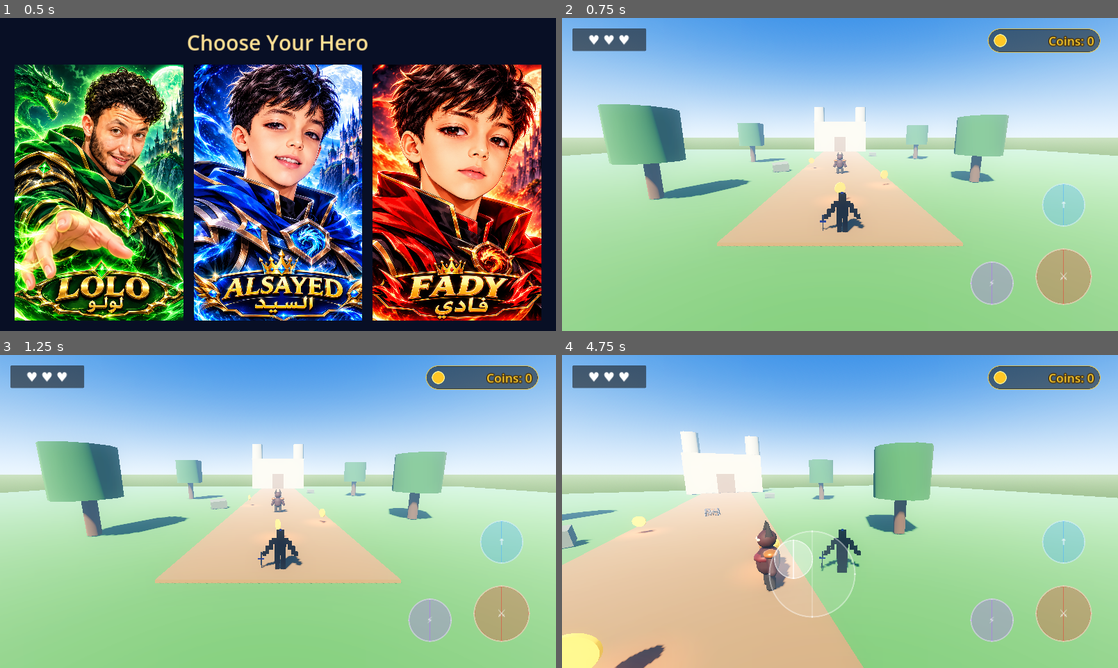
Above: before the commit, frames 1-4 (two rows, left to right).
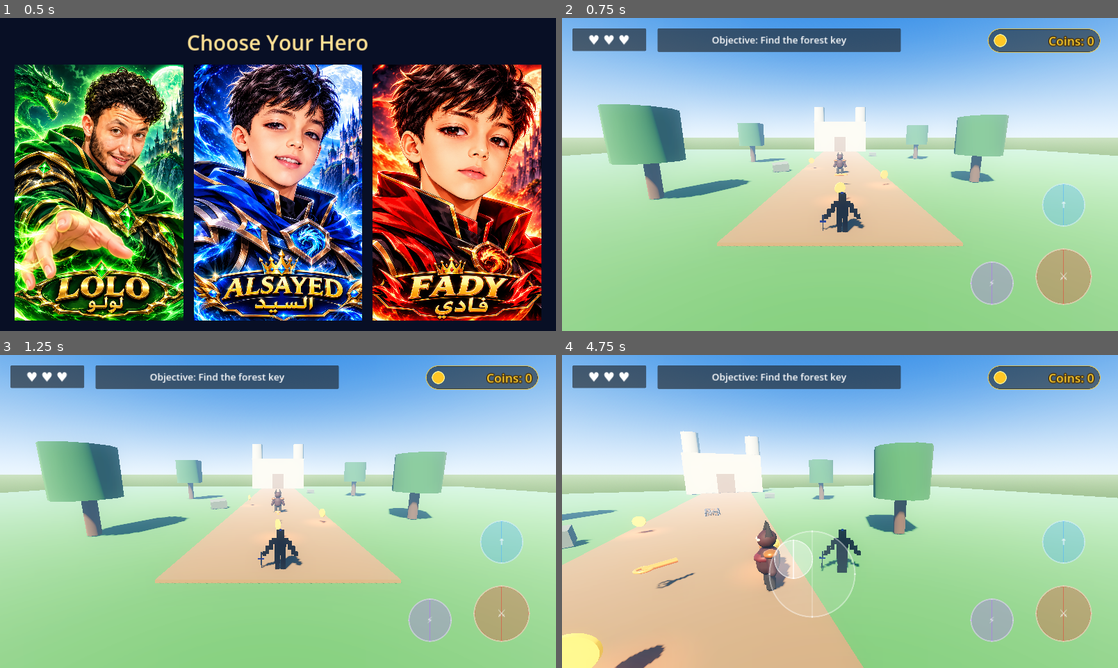
Above: after the commit, the same moments.

Repository: lolofadywaleed-hash/LostTreasureKingdom-Final
Game: Godot game, scene res://scenes/character_select.tscn
Same seed, same stepped clock (60 frames per second), same inputs: the game is played once before the commit and once after it.
Inputs (mouse positions are in pixels of both pictures, inside the frame that each line leads up to):
- Up to frame 1 (0.5 s): no input
- Up to frame 2 (0.75 s): click (662, 193) at 0.5 s
- Up to frame 3 (1.25 s): no input
- Up to frame 4 (4.75 s): click "↑" at 1.25 s; move the mouse to (962, 495) at 2.02 s; hold D (move_right) 2.03-2.75 s; click (962, 495) at 2.17 s; tap Space (jump) at 2.27 s; drag from (728, 527) to (812, 574) at 2.77 s; move the mouse to (895, 442) at 3.52 s; hold D (move_right) 3.53-4.25 s; click (895, 442) at 3.67 s; drag from (812, 574) to (673, 464) at 4.27 s

Frame 1 is identical in both runs. In frame 2, 3.3% of the frame differs, in the area x 17-61%, y 3-54%; in frame 3, 3.3%; in frame 4, 3.5%, in the area x 12-61%, y 3-75%.

Commit message:
Implement chapter one objective flow and persistence

Diff:
--- a/scenes/main.tscn
+++ b/scenes/main.tscn
@@ -11,6 +11,10 @@
 [ext_resource type="Script" path="res://scripts/enemy.gd" id="9_enemy"]
 [ext_resource type="PackedScene" path="res://scenes/enemy.tscn" id="10_enemy_scene"]
 [ext_resource type="Script" path="res://scripts/enemy_manager.gd" id="11_enemy_manager"]
+[ext_resource type="Script" path="res://scripts/key.gd" id="12_key"]
+[ext_resource type="Script" path="res://scripts/chapter_one.gd" id="13_chapter"]
+[ext_resource type="Script" path="res://scripts/game_state.gd" id="14_game_state"]
+[ext_resource type="Script" path="res://scripts/gate.gd" id="15_gate"]
 
 [sub_resource type="ProceduralSkyMaterial" id="ProceduralSkyMaterial"]
 sky_top_color = Color(0.11, 0.34, 0.68, 1)
@@ -134,6 +138,9 @@
 size = Vector3(3.2, 4, 0.22)
 material = SubResource("PathMaterial")
 
+[node name="GateController" type="Node3D" parent="Castle"]
+script = ExtResource("15_gate")
+
 [node name="CastleCollision" type="StaticBody3D" parent="Castle"]
 
 [node name="CollisionShape3D" type="CollisionShape3D" parent="Castle/CastleCollision"]
@@ -197,10 +204,17 @@
 
 [node name="Enemy" parent="." instance=ExtResource("10_enemy_scene")]
 position = Vector3(0, 0, -2)
+encounter_locked = true
 
 [node name="EnemyManager" type="Node3D" parent="."]
 script = ExtResource("11_enemy_manager")
 enemy_scene = ExtResource("10_enemy_scene")
+
+[node name="ChapterOne" type="Node3D" parent="."]
+script = ExtResource("13_chapter")
+
+[node name="GameState" type="Node" parent="ChapterOne"]
+script = ExtResource("14_game_state")
 
 [node name="MobileHUD" parent="." instance=ExtResource("2_hud")]
 
@@ -282,6 +296,10 @@
 
 [node name="Collectibles" type="Node3D" parent="."]
 
+[node name="ForestKey" type="Area3D" parent="Collectibles"]
+position = Vector3(0, 1, 4)
+script = ExtResource("12_key")
+
 [node name="Coin1" type="Area3D" parent="Collectibles"]
 position = Vector3(0, 1, 8)
 script = ExtResource("3_coin")
@@ -297,6 +315,7 @@
 [node name="TreasureChest" type="Node3D" parent="Collectibles"]
 position = Vector3(0, 0.35, -10)
 script = ExtResource("4_chest")
+can_open = false
 
 [node name="ChestModel" parent="Collectibles/TreasureChest" instance=ExtResource("5_chest_model")]
 position = Vector3(0, -0.33, 0)
--- /dev/null
+++ b/scripts/chapter_one.gd
@@ -0,0 +1,132 @@
+extends Node3D
+## Chapter one objective flow: key -> guardian -> chest -> castle gate.
+
+@onready var state: Node = $GameState
+@onready var player: CharacterBody3D = get_parent().get_node("Player")
+@onready var key: Area3D = get_parent().get_node("Collectibles/ForestKey")
+@onready var enemy_manager: Node = get_parent().get_node("EnemyManager")
+@onready var chest: Node = get_parent().get_node("Collectibles/TreasureChest")
+@onready var gate: Node = get_parent().get_node("Castle/GateController")
+
+var _objective_label: Label
+var _completion_layer: CanvasLayer
+var _objective_text := ""
+
+func _ready() -> void:
+	_build_objective_ui()
+	state.load_progress()
+	if key != null and key.has_signal("collected") and not key.collected.is_connected(_on_key_collected):
+		key.collected.connect(_on_key_collected)
+	if enemy_manager.has_signal("enemy_defeated") and not enemy_manager.enemy_defeated.is_connected(_on_guard_defeated):
+		enemy_manager.enemy_defeated.connect(_on_guard_defeated)
+	if chest.has_signal("opened") and not chest.opened.is_connected(_on_chest_opened):
+		chest.opened.connect(_on_chest_opened)
+	if gate.has_signal("opened") and not gate.opened.is_connected(_on_gate_opened):
+		gate.opened.connect(_on_gate_opened)
+	if player.has_signal("coins_changed") and not player.coins_changed.is_connected(_on_coins_changed):
+		player.coins_changed.connect(_on_coins_changed)
+	player.coins_collected = state.coins_collected
+	_restore_progress()
+
+func _restore_progress() -> void:
+	if state.key_collected and is_instance_valid(key):
+		key.queue_free()
+	if state.guard_defeated:
+		chest.set_unlocked(true)
+	else:
+		enemy_manager.activate_guard()
+	if state.chest_opened:
+		chest.restore_opened()
+		gate.set_unlocked(true)
+	if state.gate_opened or state.chapter_complete:
+		gate.restore_opened()
+		_show_completion()
+	_update_objective()
+
+func _on_key_collected(_key_id: String) -> void:
+	state.key_collected = true
+	state.save_progress()
+	_update_objective()
+	enemy_manager.activate_guard()
+
+func _on_guard_defeated(_enemy: Node3D) -> void:
+	state.guard_defeated = true
+	state.save_progress()
+	chest.set_unlocked(true)
+	_update_objective()
+
+func _on_chest_opened(reward: int) -> void:
+	state.chest_opened = true
+	state.chest_reward = reward
+	state.save_progress()
+	gate.set_unlocked(true)
+	_update_objective()
+
+func _on_gate_opened() -> void:
+	state.gate_opened = true
+	state.chapter_complete = true
+	state.save_progress()
+	_update_objective()
+	_show_completion()
+
+
+func _on_coins_changed(total: int) -> void:
+	state.coins_collected = total
+	state.save_progress()
+
+func _update_objective() -> void:
+	if state.chapter_complete:
+		_objective_text = "Chapter complete"
+	elif not state.key_collected:
+		_objective_text = "Objective: Find the forest key"
+	elif not state.guard_defeated:
+		_objective_text = "Objective: Defeat the forest guardian"
+	elif not state.chest_opened:
+		_objective_text = "Objective: Open the treasure chest"
+	else:
+		_objective_text = "Objective: Enter the castle gate"
+	if is_instance_valid(_objective_label):
+		_objective_label.text = _objective_text
+
+func _build_objective_ui() -> void:
+	var layer := CanvasLayer.new()
+	layer.name = "ChapterObjectiveUI"
+	layer.layer = 15
+	add_child(layer)
+	var panel := PanelContainer.new()
+	panel.position = Vector2(220, 24)
+	panel.custom_minimum_size = Vector2(560, 54)
+	panel.mouse_filter = Control.MOUSE_FILTER_IGNORE
+	layer.add_child(panel)
+	_objective_label = Label.new()
+	_objective_label.horizontal_alignment = HORIZONTAL_ALIGNMENT_CENTER
+	_objective_label.vertical_alignment = VERTICAL_ALIGNMENT_CENTER
+	_objective_label.add_theme_font_size_override("font_size", 22)
+	panel.add_child(_objective_label)
+
+func _show_completion() -> void:
+	if is_instance_valid(_completion_layer):
+		return
+	_completion_layer = CanvasLayer.new()
+	_completion_layer.name = "ChapterCompleteUI"
+	_completion_layer.layer = 30
+	add_child(_completion_layer)
+	var overlay := ColorRect.new()
+	overlay.color = Color(0.02, 0.05, 0.03, 0.84)
+	overlay.set_anchors_and_offsets_preset(Control.PRESET_FULL_RECT)
+	_completion_layer.add_child(overlay)
+	var center := CenterContainer.new()
+	center.set_anchors_and_offsets_preset(Control.PRESET_FULL_RECT)
+	overlay.add_child(center)
+	var column := VBoxContainer.new()
+	column.add_theme_constant_override("separation", 16)
+	center.add_child(column)
+	var title := Label.new()
+	title.text = "CHAPTER ONE COMPLETE"
+	title.horizontal_alignment = HORIZONTAL_ALIGNMENT_CENTER
+	title.add_theme_font_size_override("font_size", 38)
+	column.add_child(title)
+	var reward := Label.new()
+	reward.text = "The forest key, guardian, treasure, and castle gate are complete."
+	reward.horizontal_alignment = HORIZONTAL_ALIGNMENT_CENTER
+	column.add_child(reward)
--- a/scripts/chest.gd
+++ b/scripts/chest.gd
@@ -5,6 +5,7 @@
 @export var reward_coins: int = 10
 @export var open_on_touch: bool = false
 @export var lid_open_angle_deg: float = 110.0
+@export var can_open: bool = true
 
 var _is_open := false
 var _player: Node3D = null
@@ -51,7 +52,7 @@
 func _build_hint() -> void:
 	_hint = Label3D.new()
 	_hint.name = "Hint"
-	_hint.text = "Attack"
+	_hint.text = "Attack" if can_open else "Defeat the guardian"
 	_hint.billboard = BaseMaterial3D.BILLBOARD_ENABLED
 	_hint.no_depth_test = true
 	_hint.pixel_size = 0.01
@@ -65,6 +66,10 @@
 	if _is_open or not body.has_method("add_coins"):
 		return
 	_player = body
+	if not can_open:
+		_hint.text = "Defeat the guardian"
+		_hint.visible = true
+		return
 	if open_on_touch:
 		_open()
 		return
@@ -81,10 +86,12 @@
 	_hint.visible = false
 
 func _on_player_attacked() -> void:
+	if not can_open:
+		return
 	_open()
 
 func _open() -> void:
-	if _is_open:
+	if _is_open or not can_open:
 		return
 	_is_open = true
 	_hint.visible = false
@@ -102,3 +109,28 @@
 		tween.tween_property(_lid_fallback, "rotation:x", -deg_to_rad(lid_open_angle_deg), 0.5) \
 			.set_trans(Tween.TRANS_BACK).set_ease(Tween.EASE_OUT)
 	opened.emit(reward_coins)
+
+
+func set_unlocked(unlocked: bool) -> void:
+	can_open = unlocked
+	if _hint != null and not _is_open:
+		_hint.text = "Attack" if can_open else "Defeat the guardian"
+	if can_open and _player != null and _player.has_signal("attacked") and not _player.is_connected("attacked", _on_player_attacked):
+		_player.connect("attacked", _on_player_attacked)
+
+
+func restore_opened() -> void:
+	_is_open = true
+	can_open = true
+	if is_instance_valid(_area):
+		_area.set_deferred("monitoring", false)
+	if is_instance_valid(_hint):
+		_hint.visible = false
+	if is_instance_valid(_lid_fallback):
+		_lid_fallback.rotation.x = -deg_to_rad(lid_open_angle_deg)
+	elif _lid_animation != null and _lid_animation.has_animation("Chest_Open"):
+		_lid_animation.play("Chest_Open")
+
+
+func is_open() -> bool:
+	return _is_open
--- a/scripts/enemy.gd
+++ b/scripts/enemy.gd
@@ -9,10 +9,12 @@
 @export var attack_damage: int = 1
 @export var attack_cooldown: float = 1.4
 @export var max_health: int = 3
+@export var encounter_locked: bool = false
 
 var _health: int
 var _player: Node3D
 var _can_attack := true
+var encounter_active := true
 var _visual_root: Node3D
 var _visual_time := 0.0
 var _visual_base_y := 0.0
@@ -27,6 +29,28 @@
 	_player = get_tree().get_first_node_in_group("player") as Node3D
 	if _player == null:
 		_player = get_node_or_null("../Player") as Node3D
+	if encounter_locked:
+		_deactivate_encounter()
+	else:
+		activate_encounter()
+
+
+func _deactivate_encounter() -> void:
+	encounter_active = false
+	hide()
+	set_process(false)
+	set_physics_process(false)
+	remove_from_group("enemies")
+
+
+func activate_encounter() -> void:
+	encounter_locked = false
+	encounter_active = true
+	_health = max_health
+	show()
+	set_process(true)
+	set_physics_process(true)
+	add_to_group("enemies")
 
 
 func _ensure_collision() -> void:
@@ -144,6 +168,8 @@
 
 
 func _physics_process(delta: float) -> void:
+	if not encounter_active:
+		return
 	if not is_instance_valid(_player):
 		_player = get_tree().get_first_node_in_group("player") as Node3D
 		if _player == null:
@@ -228,7 +254,7 @@
 
 
 func take_damage(amount: int = 1) -> void:
-	if amount <= 0 or _health <= 0:
+	if not encounter_active or amount <= 0 or _health <= 0:
 		return
 	_health = maxi(0, _health - amount)
 	_show_damage(amount)
--- a/scripts/enemy_manager.gd
+++ b/scripts/enemy_manager.gd
@@ -7,6 +7,7 @@
 
 @export var enemy_scene: PackedScene
 @export var spawn_positions: Array[Vector3] = []
+@export var guard_path: NodePath = ^"../Enemy"
 
 var _tracked_enemies: Array[Node3D] = []
 
@@ -16,6 +17,16 @@
 func _register_existing_enemies() -> void:
 	for node in get_tree().get_nodes_in_group("enemies"):
 		_register_enemy(node as Node3D)
+
+
+func activate_guard() -> Node3D:
+	var guard := get_node_or_null(guard_path) as Node3D
+	if guard == null:
+		return null
+	if guard.has_method("activate_encounter"):
+		guard.call("activate_encounter")
+	_register_enemy(guard)
+	return guard
 
 func _register_enemy(enemy: Node3D) -> void:
 	if enemy == null or _tracked_enemies.has(enemy):
--- a/scripts/game_state.gd
+++ b/scripts/game_state.gd
@@ -1,3 +1,58 @@
 extends Node
+## Local save state for chapter one. The scene owns this node; no global singleton is required.
 
-var selected_hero: String = "لولو"
+@export var save_path: String = "user://lost_treasure_chapter_one.save"
+
+var selected_hero: String = "Lolo"
+var key_collected := false
+var guard_defeated := false
+var chest_opened := false
+var gate_opened := false
+var chapter_complete := false
+var chest_reward := 0
+var coins_collected := 0
+
+func load_progress() -> void:
+	if not FileAccess.file_exists(save_path):
+		return
+	var file := FileAccess.open(save_path, FileAccess.READ)
+	if file == null:
+		return
+	var data = file.get_var()
+	if data is not Dictionary:
+		return
+	selected_hero = str(data.get("selected_hero", selected_hero))
+	key_collected = bool(data.get("key_collected", false))
+	guard_defeated = bool(data.get("guard_defeated", false))
+	chest_opened = bool(data.get("chest_opened", false))
+	gate_opened = bool(data.get("gate_opened", false))
+	chapter_complete = bool(data.get("chapter_complete", false))
+	chest_reward = int(data.get("chest_reward", 0))
+	coins_collected = int(data.get("coins_collected", 0))
+
+func save_progress() -> void:
+	var file := FileAccess.open(save_path, FileAccess.WRITE)
+	if file == null:
+		push_warning("Could not save chapter progress to %s" % save_path)
+		return
+	file.store_var({
+		"selected_hero": selected_hero,
+		"key_collected": key_collected,
+		"guard_defeated": guard_defeated,
+		"chest_opened": chest_opened,
+		"gate_opened": gate_opened,
+		"chapter_complete": chapter_complete,
+		"chest_reward": chest_reward,
+		"coins_collected": coins_collected,
+	})
+
+func reset_progress() -> void:
+	selected_hero = "Lolo"
+	key_collected = false
+	guard_defeated = false
+	chest_opened = false
+	gate_opened = false
+	chapter_complete = false
+	chest_reward = 0
+	coins_collected = 0
+	save_progress()
--- /dev/null
+++ b/scripts/gate.gd
@@ -0,0 +1,48 @@
+extends Node3D
+## Controls the existing CSG gate and its castle collision.
+
+signal opened
+
+@export var gate_path: NodePath = ^"../Gate"
+@export var collision_path: NodePath = ^"../CastleCollision"
+@export var open_height: float = 5.0
+@export var open_duration: float = 0.8
+
+var _gate: Node3D
+var _collision: CollisionObject3D
+var _is_open := false
+var _unlocked := false
+var _closed_position := Vector3.ZERO
+
+func _ready() -> void:
+	_gate = get_node_or_null(gate_path) as Node3D
+	_collision = get_node_or_null(collision_path) as CollisionObject3D
+	if _gate != null:
+		_closed_position = _gate.position
+
+func set_unlocked(unlocked: bool) -> void:
+	_unlocked = unlocked
+	if unlocked:
+		open_gate()
+
+func open_gate() -> void:
+	if not _unlocked or _is_open or _gate == null:
+		return
+	_is_open = true
+	if _collision != null:
+		_collision.set_deferred("process_mode", Node.PROCESS_MODE_DISABLED)
+	var tween := create_tween()
+	tween.tween_property(_gate, "position:y", _closed_position.y + open_height, open_duration)
+	tween.tween_callback(opened.emit)
+
+func restore_opened() -> void:
+	if _gate == null:
+		return
+	_unlocked = true
+	_is_open = true
+	_gate.position.y = _closed_position.y + open_height
+	if _collision != null:
+		_collision.process_mode = Node.PROCESS_MODE_DISABLED
+
+func is_open() -> bool:
+	return _is_open
--- /dev/null
+++ b/scripts/key.gd
@@ -0,0 +1,70 @@
+extends Area3D
+## Collectible chapter key built from Godot primitives; no external asset is assumed.
+
+signal collected(key_id: String)
+
+@export var key_id: String = "forest_key"
+@export var spin_speed: float = 2.4
+
+var _collected := false
+var _base_y := 0.0
+var _time := 0.0
+
+func _ready() -> void:
+	collision_layer = 0
+	collision_mask = 1
+	monitorable = false
+	_base_y = position.y
+	_time = randf() * TAU
+	_build_visual()
+	body_entered.connect(_on_body_entered)
+
+func _build_visual() -> void:
+	if get_node_or_null("KeyMesh") != null:
+		return
+	var mesh_instance := MeshInstance3D.new()
+	mesh_instance.name = "KeyMesh"
+	var shaft := CylinderMesh.new()
+	shaft.top_radius = 0.09
+	shaft.bottom_radius = 0.09
+	shaft.height = 0.9
+	shaft.radial_segments = 12
+	mesh_instance.mesh = shaft
+	mesh_instance.rotation_degrees = Vector3(0, 0, 90)
+	var gold := StandardMaterial3D.new()
+	gold.albedo_color = Color(1.0, 0.72, 0.12, 1.0)
+	gold.metallic = 0.85
+	gold.roughness = 0.22
+	gold.emission_enabled = true
+	gold.emission = Color(0.55, 0.22, 0.02, 1.0)
+	gold.emission_energy_multiplier = 1.2
+	mesh_instance.material_override = gold
+	add_child(mesh_instance)
+	var ring := TorusMesh.new()
+	ring.inner_radius = 0.16
+	ring.outer_radius = 0.25
+	var ring_instance := MeshInstance3D.new()
+	ring_instance.name = "KeyRing"
+	ring_instance.mesh = ring
+	ring_instance.material_override = gold
+	ring_instance.position = Vector3(0.42, 0, 0)
+	add_child(ring_instance)
+	var collision := CollisionShape3D.new()
+	collision.name = "CollisionShape3D"
+	var sphere := SphereShape3D.new()
+	sphere.radius = 0.7
+	collision.shape = sphere
+	add_child(collision)
+
+func _process(delta: float) -> void:
+	_time += delta
+	rotate_y(spin_speed * delta)
+	position.y = _base_y + sin(_time * 2.2) * 0.12
+
+func _on_body_entered(body: Node3D) -> void:
+	if _collected or not body.is_in_group("player"):
+		return
+	_collected = true
+	set_deferred("monitoring", false)
+	collected.emit(key_id)
+	queue_free()
--- a/scripts/player_health.gd
+++ b/scripts/player_health.gd
@@ -20,6 +20,11 @@
 	_build_health_display()
 	_update_display()
 	health_changed.emit(current_health, max_health)
+
+
+func _exit_tree() -> void:
+	if is_instance_valid(_hud_layer):
+		_hud_layer.queue_free()
 
 
 func configure_from_hero(hero_max_health: int) -> void:
--- /dev/null
+++ b/tests/chapter_one_flow_test.gd
@@ -0,0 +1,69 @@
+extends SceneTree
+
+const GAME_STATE_SCRIPT = preload("res://scripts/game_state.gd")
+
+func _initialize() -> void:
+	call_deferred("_run")
+
+func _run() -> void:
+	var test_save_uri := "user://lost_treasure_chapter_one.save"
+	var test_save_path := ProjectSettings.globalize_path(test_save_uri)
+	if FileAccess.file_exists(test_save_uri):
+		DirAccess.remove_absolute(test_save_path)
+	var main_scene: PackedScene = load("res://scenes/main.tscn")
+	assert(main_scene != null, "Main scene should load")
+	var game := main_scene.instantiate()
+	root.add_child(game)
+	current_scene = game
+	await process_frame
+
+	var chapter := game.get_node("ChapterOne")
+	var state := chapter.get_node("GameState")
+	state.reset_progress()
+	chapter._restore_progress()
+	var chest := game.get_node("Collectibles/TreasureChest")
+	var gate := game.get_node("Castle/GateController")
+	assert(not state.key_collected and not state.guard_defeated, "Fresh chapter should have no progress")
+	assert(not chest.can_open, "Chest must be locked before the guardian is defeated")
+	assert(not gate.is_open(), "Gate must be closed at chapter start")
+	gate.open_gate()
+	assert(not gate.is_open(), "Gate must reject opening before chapter requirements")
+
+	# Attempting to attack near the chest cannot bypass its lock.
+	var player := game.get_node("Player")
+	player.global_position = chest.global_position
+	await physics_frame
+	player.attacked.emit()
+	assert(not chest.is_open(), "Chest must reject interaction before guardian defeat")
+
+	# Collect the actual key and verify the guardian appears.
+	var key := game.get_node("Collectibles/ForestKey")
+	key._on_body_entered(player)
+	await process_frame
+	assert(state.key_collected, "Key collection must update chapter state")
+	var enemy := game.get_node("Enemy")
+	assert(enemy.encounter_active, "Guardian must activate after key collection")
+
+	# Defeat the guardian, then open the chest for a real coin reward.
+	enemy._health = 1
+	enemy.take_damage(1)
+	await process_frame
+	assert(state.guard_defeated, "Guardian defeat must update chapter state")
+	assert(chest.can_open, "Chest must unlock after guardian defeat")
+	var before_coins: int = player.coins_collected
+	chest._player = player
+	chest._open()
+	assert(chest.is_open(), "Chest should open after it is unlocked")
+	assert(player.coins_collected == before_coins + chest.reward_coins, "Chest must grant its reward")
+	assert(state.chest_opened, "Opening chest must update chapter state")
+	assert(gate.is_open(), "Gate should open only after the chest requirement is complete")
+	await process_frame
+	assert(gate.is_open(), "Gate should open after chapter requirements")
+
+	state.save_progress()
+	var restored: Node = GAME_STATE_SCRIPT.new()
+	restored.save_path = state.save_path
+	restored.load_progress()
+	assert(restored.key_collected and restored.guard_defeated and restored.chest_opened, "Saved progress must survive reload")
+	print("Chapter one flow test passed: key lock, guardian, chest reward, gate, save")
+	quit()
--- a/tests/enemy_combat_test.gd
+++ b/tests/enemy_combat_test.gd
@@ -27,6 +27,8 @@
 	if enemy.get_script() == null or not enemy.has_method("take_damage"):
 		_fail("Enemy gameplay script is not active")
 		return
+	if enemy.has_method("activate_encounter"):
+		enemy.activate_encounter()
 	if not enemy.get_node_or_null("CollisionShape3D") or not enemy.get_node("CollisionShape3D").shape is CapsuleShape3D:
 		_fail("Enemy collision capsule was not initialized")
 		return
--- /dev/null
+++ b/tests/hero_profiles_test.gd
@@ -0,0 +1,31 @@
+extends SceneTree
+
+func _initialize() -> void:
+	call_deferred("_run")
+
+func _run() -> void:
+	var main_scene: PackedScene = load("res://scenes/main.tscn")
+	assert(main_scene != null, "Main scene should load for all hero profiles")
+	var expected := {
+		"Lolo": {"health": 3, "speed": 5.0, "damage": 1},
+		"AlSayed": {"health": 5, "speed": 4.2, "damage": 2},
+		"Fady": {"health": 2, "speed": 6.4, "damage": 1}
+	}
+	for hero_name in ["Lolo", "AlSayed", "Fady"]:
+		root.set_meta("selected_hero", hero_name)
+		var game := main_scene.instantiate()
+		root.add_child(game)
+		current_scene = game
+		await process_frame
+		var player := game.get_node("Player")
+		var health := player.get_node("HealthSystem")
+		var attack := player.get_node("AttackSystem")
+		assert(player.selected_hero == hero_name, "Selected hero should reach Player")
+		assert(health.max_health == expected[hero_name]["health"], "Health profile mismatch for " + hero_name)
+		assert(is_equal_approx(player.move_speed, expected[hero_name]["speed"]), "Speed profile mismatch for " + hero_name)
+		assert(attack.damage == expected[hero_name]["damage"], "Damage profile mismatch for " + hero_name)
+		assert(player.get_node("KnightVisual").get_child_count() > 0, "All heroes must use the available Louay visual")
+		game.queue_free()
+		await process_frame
+	print("Hero profiles test passed for Lolo, AlSayed, and Fady")
+	quit()
Not shown: 1 places in scenes/main.tscn that only renumber resources
